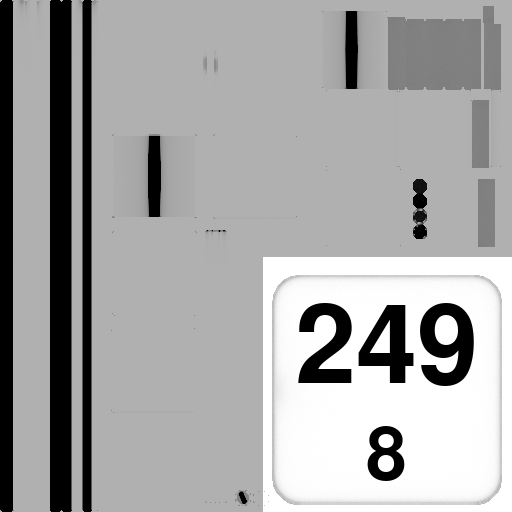
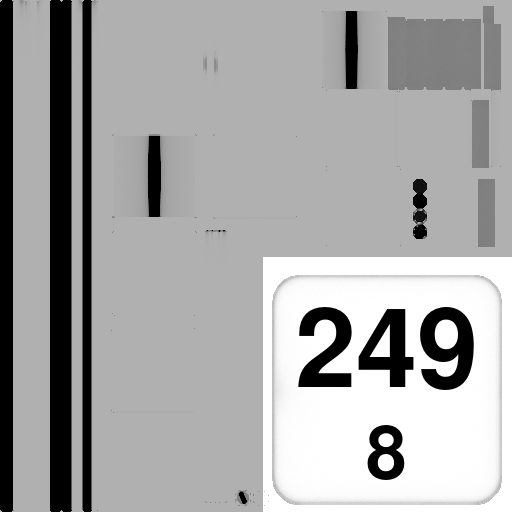
Revision of a layered (512, 512) image; what changed, layer by layer:
painted on "KM" over [298, 303, 474, 390]
painted on "M" over [367, 425, 405, 481]
